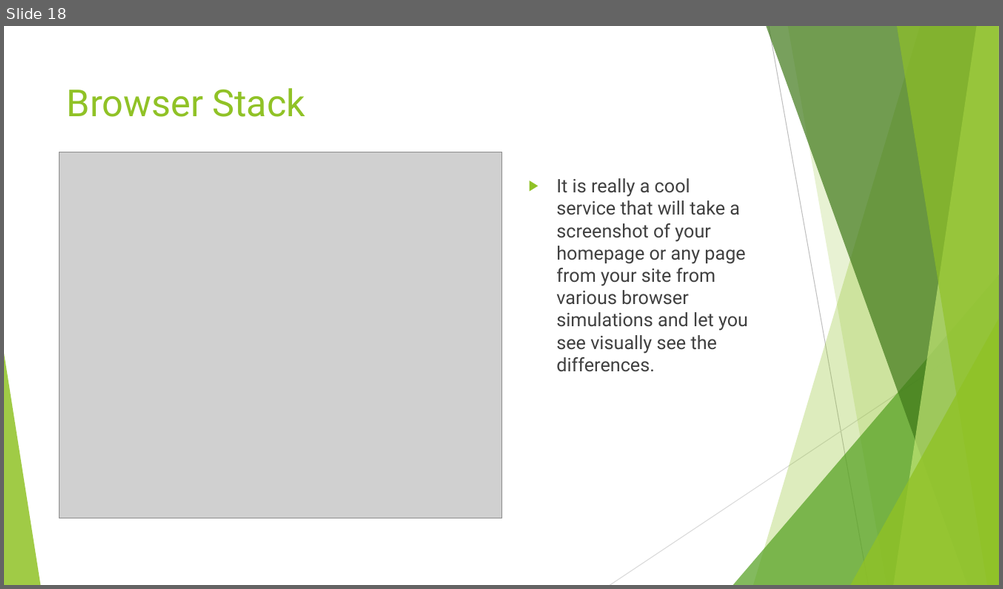
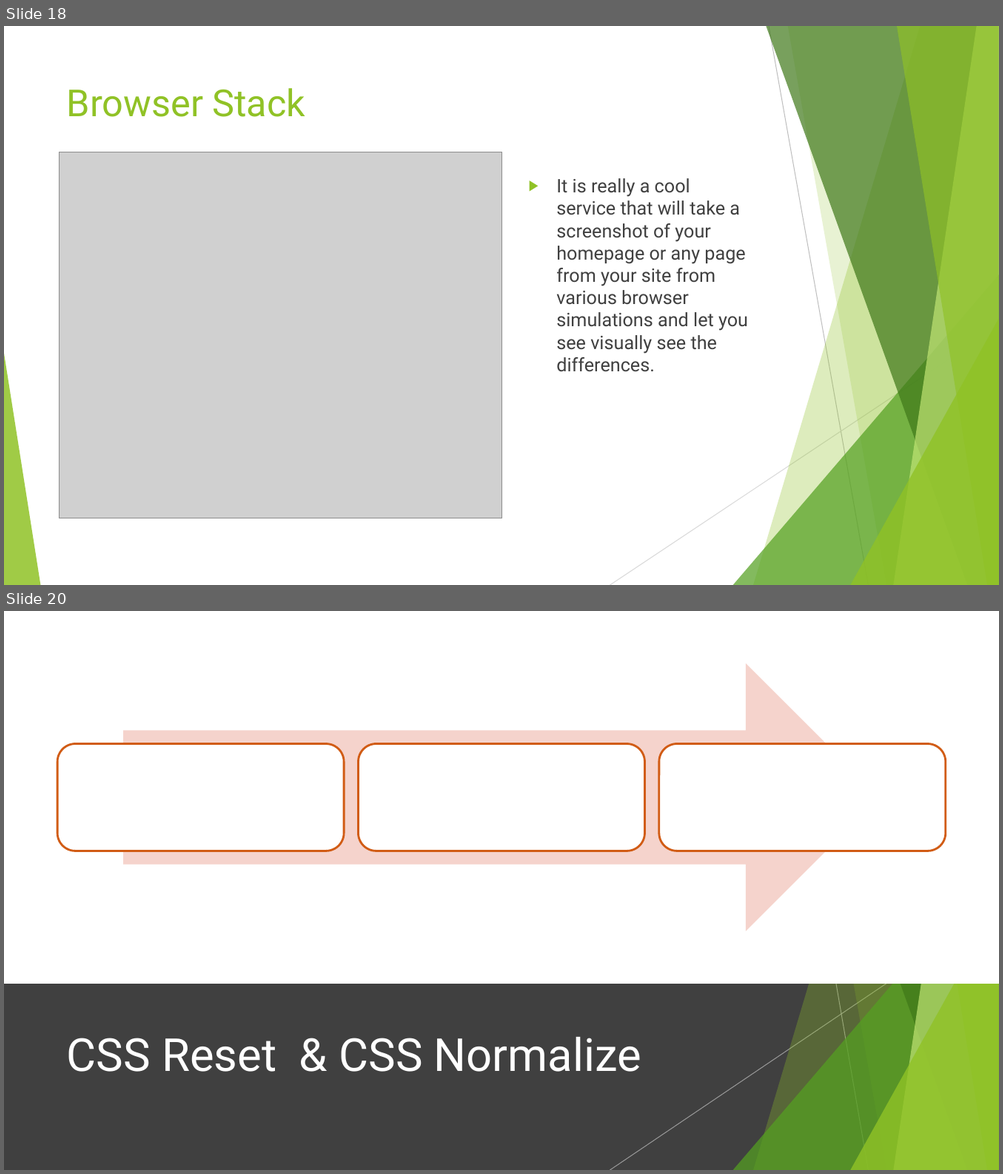
Before and after one commit to anumsh/Introduction-To-CSS, a slide deck: Introduction-to-CSS.pptx. Shown one above the other, each under a label of ours: slide 18 before the commit, slides 18 and 20 after it; the slides between them are not shown. The pictures are 1003x589 and 1003x1174 pixels, drawn with LibreOffice and Linux fonts; fonts in the diff are those of the drawing; grey boxes stand for pictures. Boxes give left, top, right and bottom in pixels: in the first picture for what was removed or moved away, otherwise in the second. Text is boxed around its words. In the diff, an @@ line names an element or a change of style, - is before the commit and + after.

Commit message:
feat: CSS Concepts- CSS Normalize , CSS Reset and fonts

```diff
--- a/Introduction-to-CSS.pptx
+++ b/Introduction-to-CSS.pptx
@@ slide 20 added at (4, 611, 999, 1170), background #FFFFFF; not listed: 10 template elements that a slide beside it also shows @@
@@ rectangle added at (4, 611, 999, 984), fill #FFFFFF @@
@@ group added at (58, 664, 945, 931): 3 rounded rectangles, 1 right arrow @@
@@ group added at (610, 611, 999, 1170): 5 freeform shapes, 2 lines, 2 triangles @@
@@ rectangle added at (4, 984, 999, 1170), fill #404040 @@
@@ title added at (67, 1037, 641, 1072), 44 pt, text #FFFFFF @@
+CSS Reset & CSS Normalize
```
Also in this commit, not shown: 5 other slides added.
